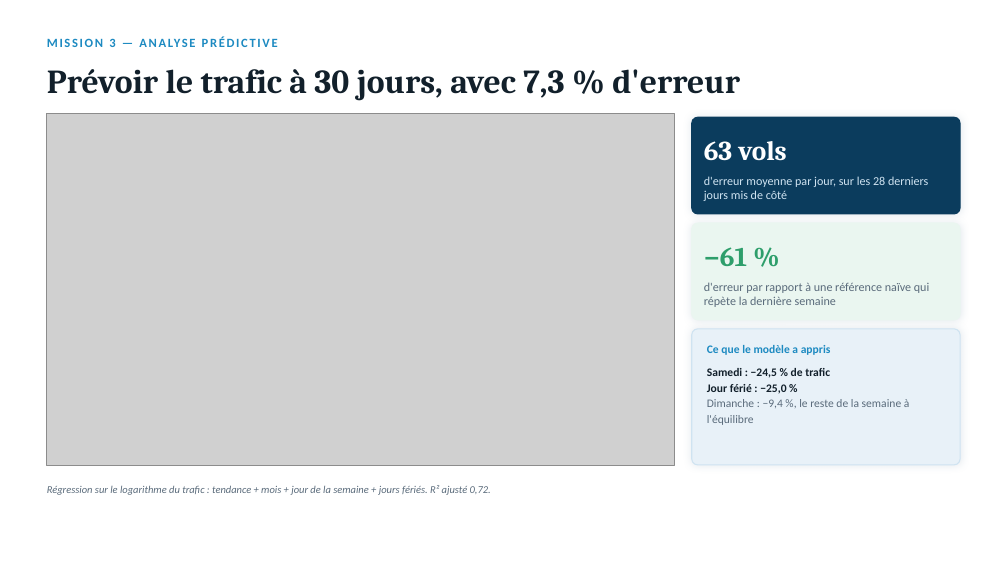
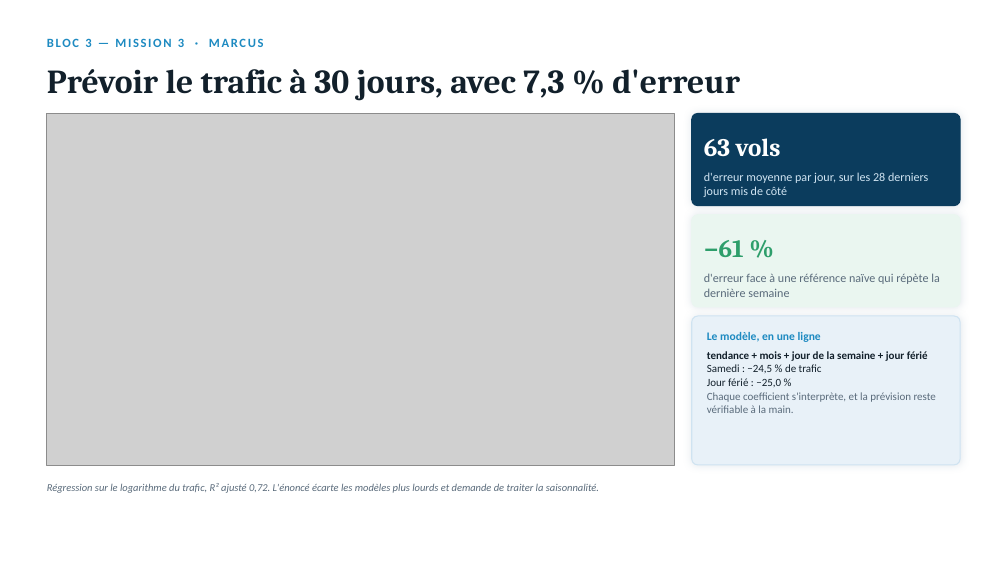
Before and after one commit to Salmabentisse/trafic-aerien-adp, a slide deck: slide 12 of presentation/Trafic_Aerien_ADP_presentation.pptx (slide 17 before the commit). Drawn at 1008x567 pixels with LibreOffice and Linux fonts; fonts in the diff are those of the drawing; grey boxes stand for pictures. Boxes give left, top, right and bottom in pixels: in the first picture for what was removed or moved away, otherwise in the second. Text is boxed around its words. In the diff, an @@ line names an element or a change of style, - is before the commit and + after.

```diff
--- a/presentation/Trafic_Aerien_ADP_presentation.pptx
+++ b/presentation/Trafic_Aerien_ADP_presentation.pptx
@@ text at box(47, 38, 264, 47): text changed @@
-MISSION 3 — ANALYSE PRÉDICTIVE
+BLOC 3 — MISSION 3 · MARCUS
@@ rounded rectangle: place and size @@
-rounded rectangle at box(692, 117, 960, 214)
+rounded rectangle at box(692, 113, 960, 206)
@@ text "63 vols" at box(704, 138, 781, 157): size 26 to 24 pt @@
@@ text "d'erreur moyenne par jour, sur ...": place and size @@
-text "d'erreur moyenne par jour, sur ..." at box(704, 176, 928, 201)
+text "d'erreur moyenne par jour, sur ..." at box(704, 172, 928, 197)
@@ proportions changed in 3 elements at box(692, 113, 960, 206), box(692, 316, 960, 465), box(692, 215, 960, 307) @@
@@ rounded rectangle: place and size @@
-rounded rectangle at box(692, 223, 960, 320)
+rounded rectangle at box(692, 215, 960, 307)
@@ text "−61 %" at box(704, 240, 744, 257): size 26 to 24 pt @@
@@ text "−61 %": place and size @@
-text "−61 %" at box(704, 247, 747, 266)
+text "−61 %" at box(704, 240, 744, 257)
@@ text at box(704, 273, 940, 297): text changed @@
-d'erreur par rapport à une référence naïve qui répète la dernière semaine
+d'erreur face à une référence naïve qui répète la dernière semaine
@@ rounded rectangle: place and size @@
-rounded rectangle at box(692, 329, 960, 465)
+rounded rectangle at box(692, 316, 960, 465)
@@ text at box(707, 351, 928, 361): paragraph added @@
+tendance + mois + jour de la semaine + jour férié
@@ text "tendance + mois + jour ...": place and size @@
-text "tendance + mois + jour ..." at box(707, 368, 910, 425)
+text "tendance + mois + jour ..." at box(707, 351, 936, 413)
@@ text at box(707, 332, 821, 342): text changed @@
-Ce que le modèle a appris
+Le modèle, en une ligne
@@ text at box(707, 364, 822, 387): size 11 to 10.5 pt, bold off in "Samedi : −24,5 % de trafic", "Jour férié : −25,0 %"; line spacing 15pt to 13pt @@
@@ text at box(707, 392, 936, 413): text changed; size 11 to 10.5 pt @@
-Dimanche : −9,4 %, le reste de la semaine à l'équilibre
+Chaque coefficient s'interprète, et la prévision reste vérifiable à la main.
@@ text at box(47, 483, 599, 493): text changed @@
-Régression sur le logarithme du trafic : tendance + mois + jour de la semaine + jours fériés. R² ajusté 0,72.
+Régression sur le logarithme du trafic, R² ajusté 0,72. L'énoncé écarte les modèles plus lourds et demande de traiter la saisonnalité.
```
Also in this commit, not shown: 6 other slides changed, 6 slides added, 12 slides removed, 1 other file.
